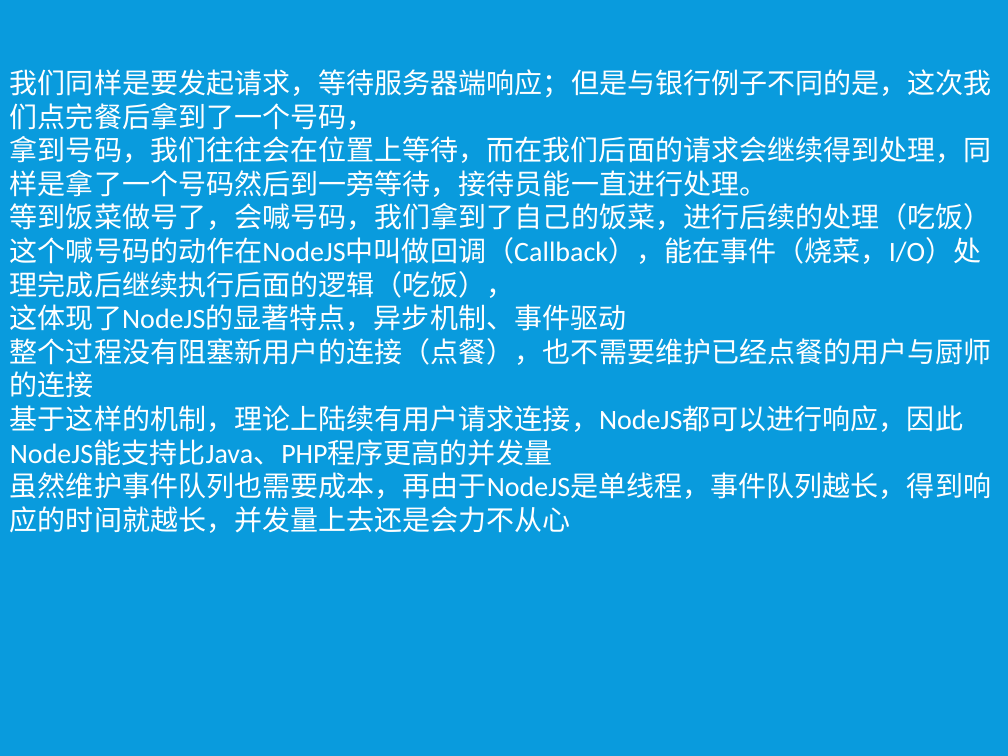
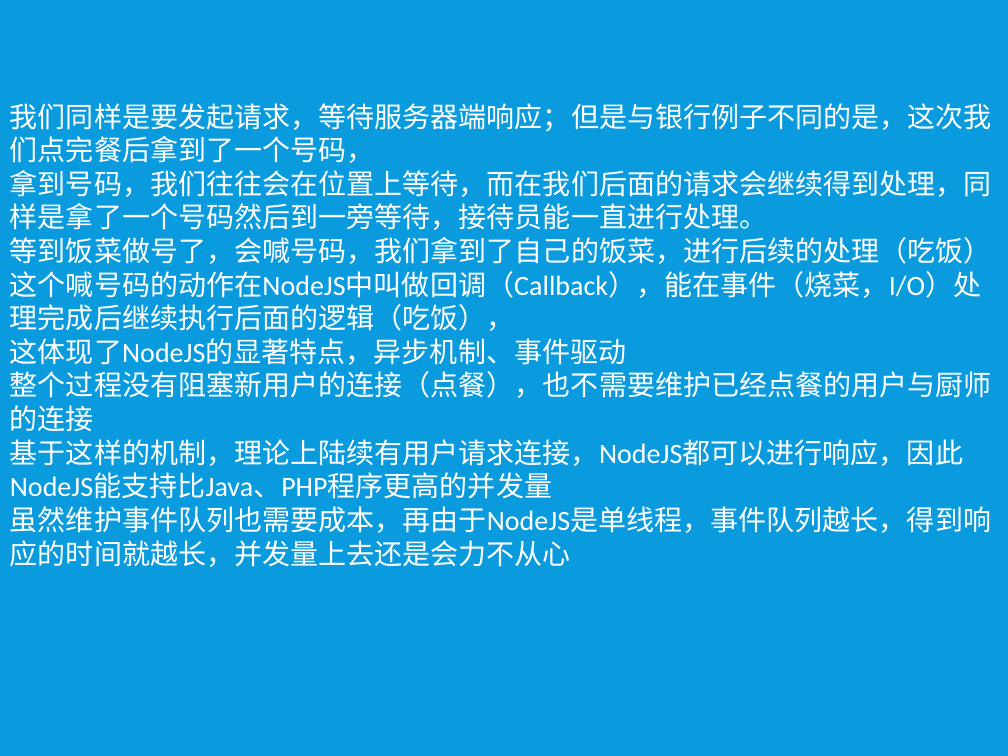
Before and after one commit to xiayu1986/webLearn, a slide deck: slide 19 of mix/技术分享/NODE技术分享.pptx (slide 13 before the commit). Drawn at 1008x756 pixels with LibreOffice and Linux fonts; fonts in the diff are those of the drawing. Boxes give left, top, right and bottom in pixels: in the first picture for what was removed or moved away, otherwise in the second. Text is boxed around its words. In the diff, an @@ line names an element or a change of style, - is before the commit and + after.

```diff
--- a/mix/技术分享/NODE技术分享.pptx
+++ b/mix/技术分享/NODE技术分享.pptx
@@ text "我们同样是要发起请求，等待服务器端响应；但是与银行例子不同的是，这次我们点完餐后拿到了一个号码，": place and size @@
-text "我们同样是要发起请求，等待服务器端响应；但是与银行例子不同的是，这次我们点完餐后拿到了一个号码，" at [10, 69, 992, 533]
+text "我们同样是要发起请求，等待服务器端响应；但是与银行例子不同的是，这次我们点完餐后拿到了一个号码，" at [10, 103, 992, 567]
```
Also in this commit, not shown: 11 other slides changed, 8 slides added, 4 slides removed, 1 other file.
